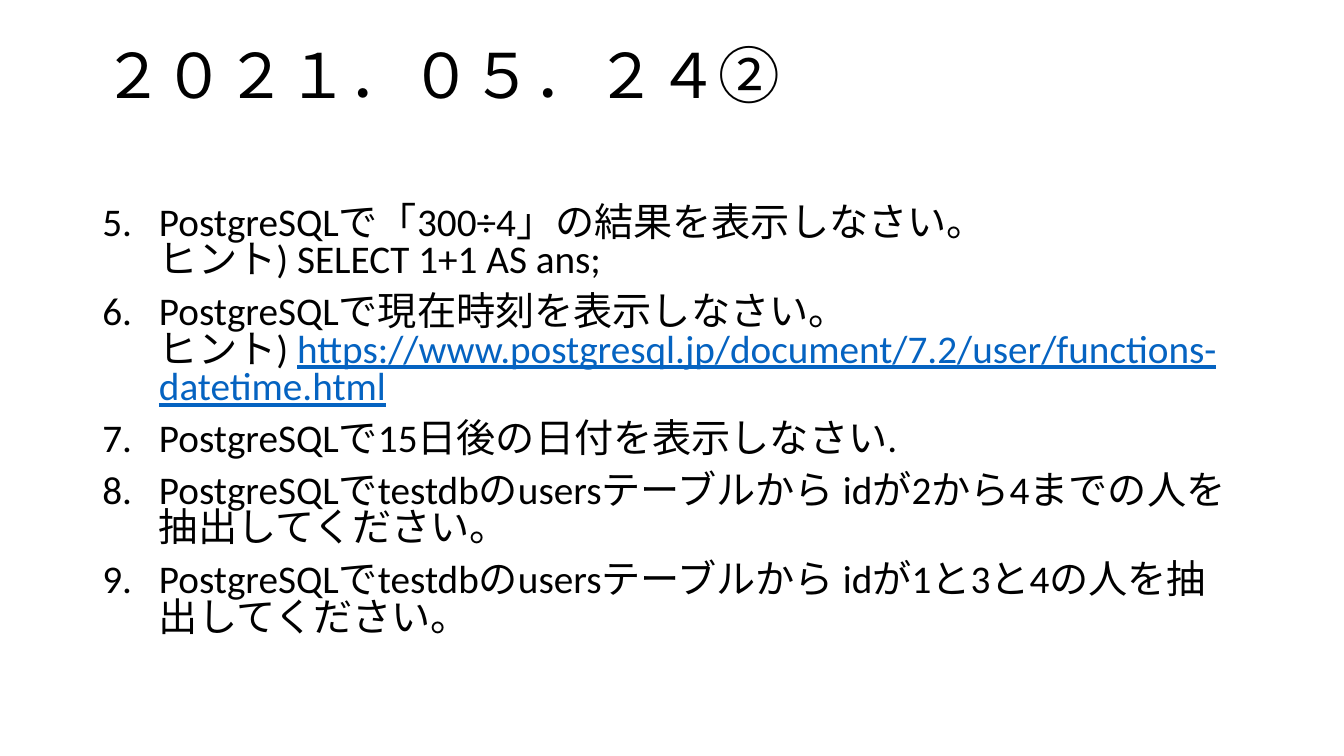
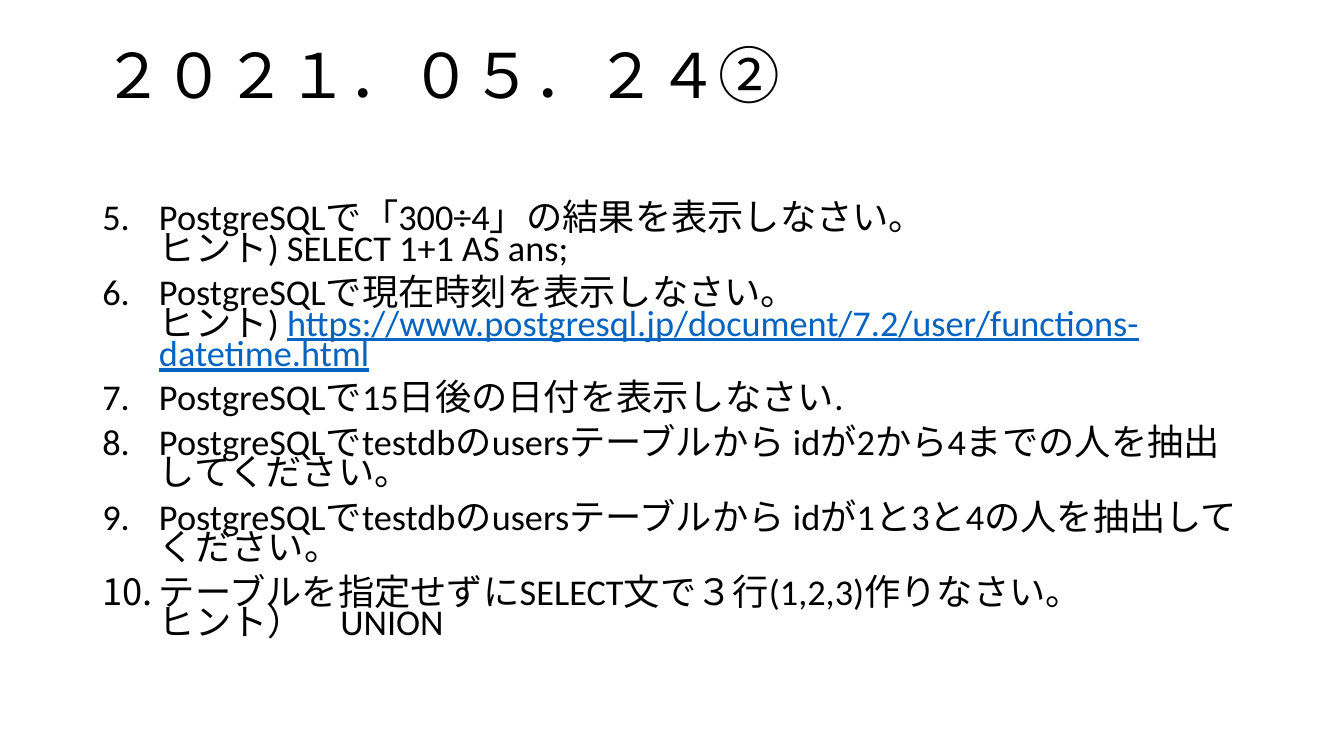
Before and after one commit to sss-sr2021/practice, a slide deck: slide 4 of おさらい演習20210524.pptx. Drawn at 1344x756 pixels with LibreOffice and Linux fonts; fonts in the diff are those of the drawing. Boxes give left, top, right and bottom in pixels: in the first picture for what was removed or moved away, otherwise in the second. Text is boxed around its words. In the diff, an @@ line names an element or a change of style, - is before the commit and + after.

```diff
--- a/おさらい演習20210524.pptx
+++ b/おさらい演習20210524.pptx
@@ text at [159, 200, 1138, 562]: size 28 to 25.9 pt in "PostgreSQLで「300÷4」の結果を表示しなさい。 ヒント) SELECT 1+1 AS ans;", "PostgreSQLで現在時刻を表示しなさい。 ヒント) https://www.postgresql.jp/docum ...", "PostgreSQLで15日後の日付を表示しなさい.", "PostgreSQLでtestdbのusersテーブルから idが2から4までの人を抽出してください。" and 1 more places; line spacing 0.8 to 0.7 @@
@@ text at [159, 574, 1082, 639]: paragraph added @@
+10. テーブルを指定せずにSELECT文で３行(1,2,3)作りなさい。
+    ヒント） UNION
```
Also in this commit, not shown: 2 other files.
